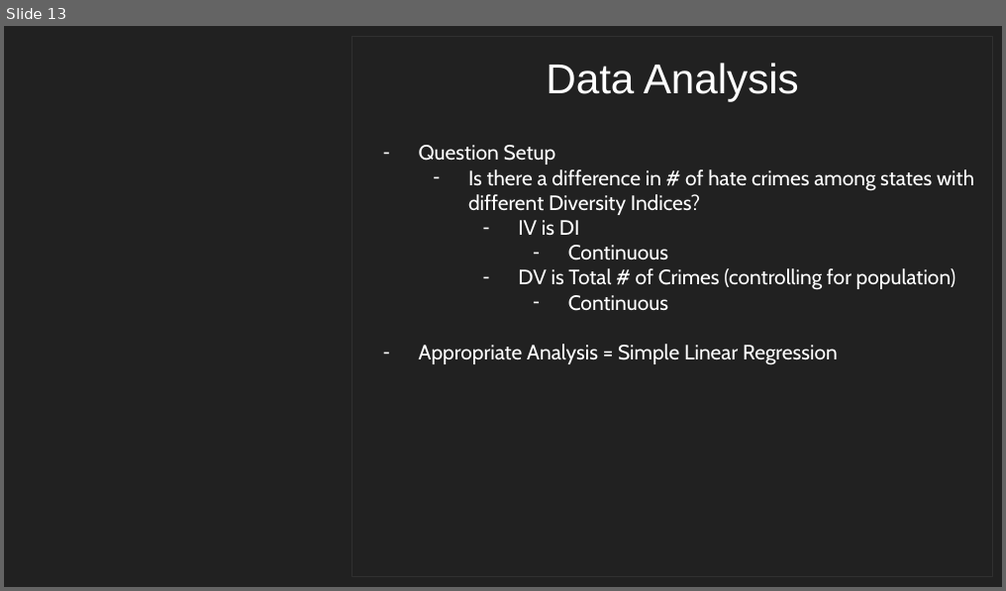
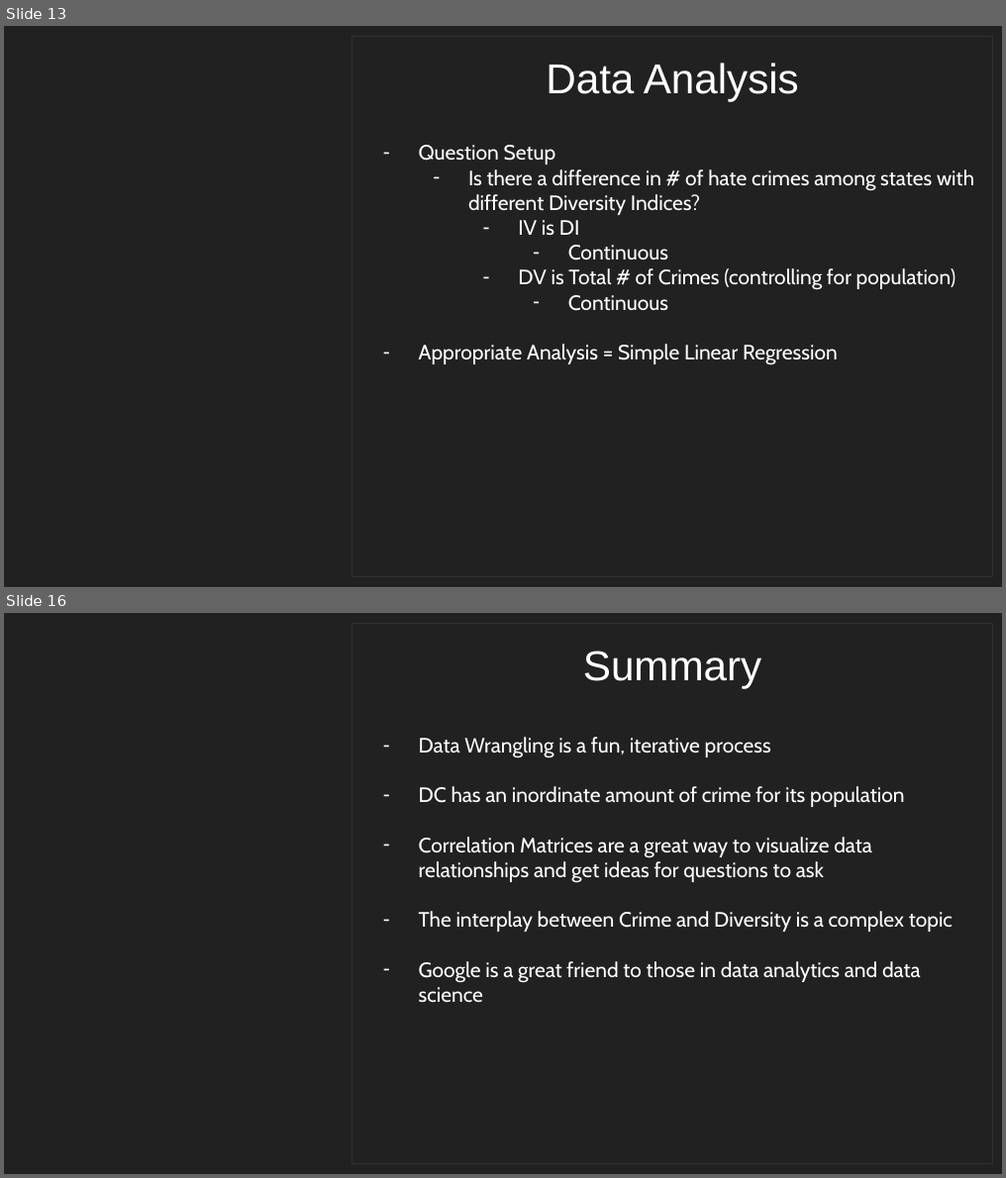
Before and after one commit to atamara/CrimeStatistics, a slide deck: Media Files/FINAL PROJECT - DATA SCIENCE.pptx. Shown one above the other, each under a label of ours: slide 13 before the commit, slides 13 and 16 after it; the slides between them are not shown. The pictures are 1006x591 and 1006x1178 pixels, drawn with LibreOffice and Linux fonts; fonts in the diff are those of the drawing; background and template pictures are left out. Boxes give left, top, right and bottom in pixels: in the first picture for what was removed or moved away, otherwise in the second. Text is boxed around its words. In the diff, an @@ line names an element or a change of style, - is before the commit and + after.

```diff
--- a/Media Files/FINAL PROJECT - DATA SCIENCE.pptx
+++ b/Media Files/FINAL PROJECT - DATA SCIENCE.pptx
@@ slide 16 added at bbox=[4, 613, 1002, 1174], background picture (left out) @@
@@ rectangle added at bbox=[352, 624, 993, 1163], fill #212121, outline #303030 0.75 pt @@
@@ subtitle added at bbox=[583, 651, 761, 689], 30.2 pt, text #FFFFFF @@
+Summary
@@ text added at bbox=[419, 737, 952, 1002], 15 pt, text #FFFFFF @@
+– Data Wrangling is a fun, iterative process
+– DC has an inordinate amount of crime for its population
+– Correlation Matrices are a great way to visualize data relationships and get ideas for questions to ask
+– The interplay between Crime and Diversity is a complex topic
+– Google is a great friend to those in data analytics and data science
```
Also in this commit, not shown: 3 slides changed, 1 other slide added, 1 slide removed, 1 other file.
